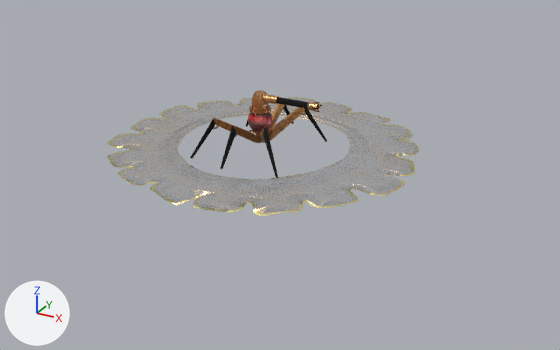
Two versions of the FBX model Assets/Projeto/Assets/fbx/Torres/torre canhao/torre canhao.fbx, one commit apart.
Camera for both pictures: a camera (50 mm lens) standing at (49.7, -84.9, 37.5) and looking at (3.7, -1.3, -4.3). Arrows for +X, +Y and +Z are at lower left; the lights stay in place. The older version comes first. Where no turn or scale is listed for an object, it has been applied to the vertices.

In view in the first picture: 'anel da torre canhao', 'aranha.LOD1'.
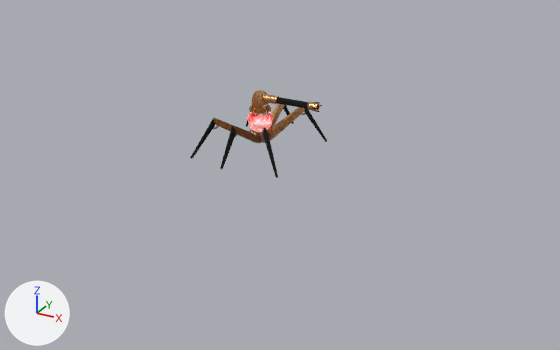
The newer file is also rescaled (x1.116) as a whole; pictures and numbers use the older file's frame.

Location of each change, (x1, y1, x2, y2) in pixels of the pictures (560 x 350 px):
'aranha.LOD1', surface changed
    both: (208, 95, 322, 178)
'anel da torre canhao', deleted
    before: (107, 97, 418, 216)

What changed in the scene script:
```text
Add img_torre_canhao_emit_png:
    img_torre_canhao_emit_png = load_image('torre canhao_emit.png', 'torre canhao_emit.png', 1024, 1024, 'sRGB')
Change mat_material_002:
    where n0 = _N.new('ShaderNodeBsdfPrincipled'); n0.name = 'Principled BSDF'
    add n0.inputs[28].default_value = 3.6  # 'Emission Strength'
    where n5 = _N.new('ShaderNodeTexImage'); n5.name = 'Image Texture.003'
    n5.image: img_torre_canhao_normal_opengl_png -> img_torre_canhao_emit_png
    add n7 = _N.new('ShaderNodeTexImage'); n7.name = 'Image Texture.004'
    add n7.image = img_torre_canhao_normal_opengl_png
    where n6 = _N.new('ShaderNodeNormalMap'); n6.name = 'Normal Map'
    remove _L.new(n5.outputs[0], n6.inputs[1])  # 'Color' to 'Color'
    add _L.new(n5.outputs[0], n0.inputs[27])  # 'Color' to 'Emission Color'
    add _L.new(n7.outputs[0], n6.inputs[1])  # 'Color' to 'Color'
Remove ob_anel_da_torre_canhao:
    ob_anel_da_torre_canhao = bpy.data.objects.new('anel da torre canhao', me_plane)
    ob_anel_da_torre_canhao.location = (0.0, 0.0, 0.0)
```
